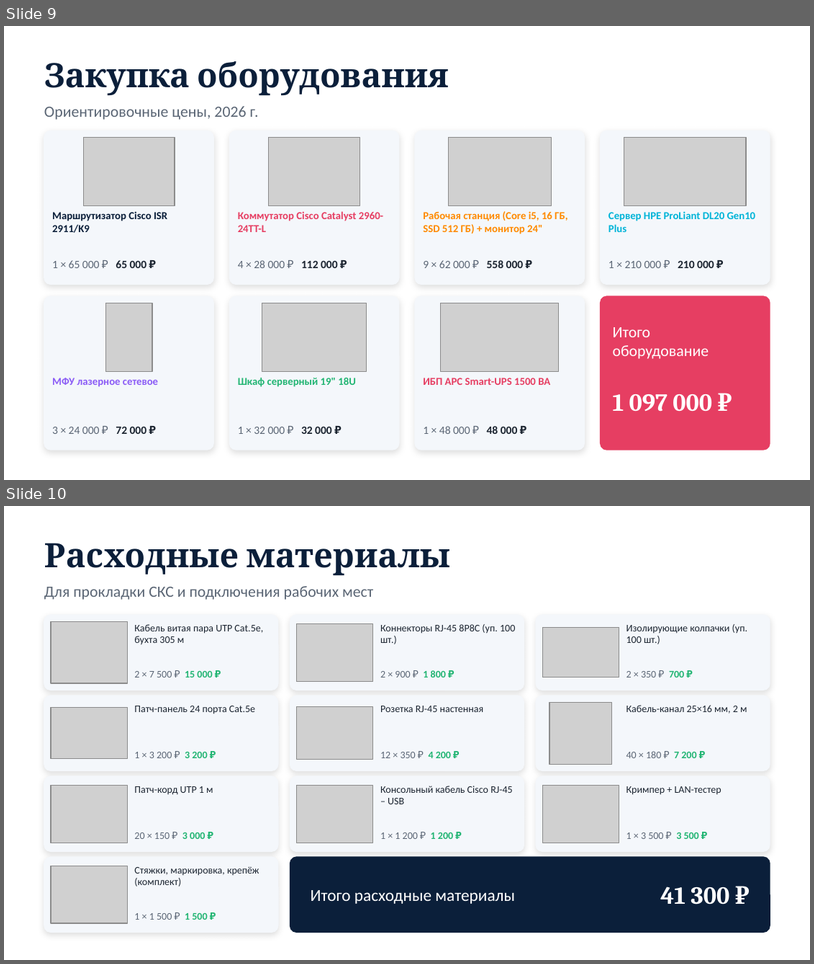
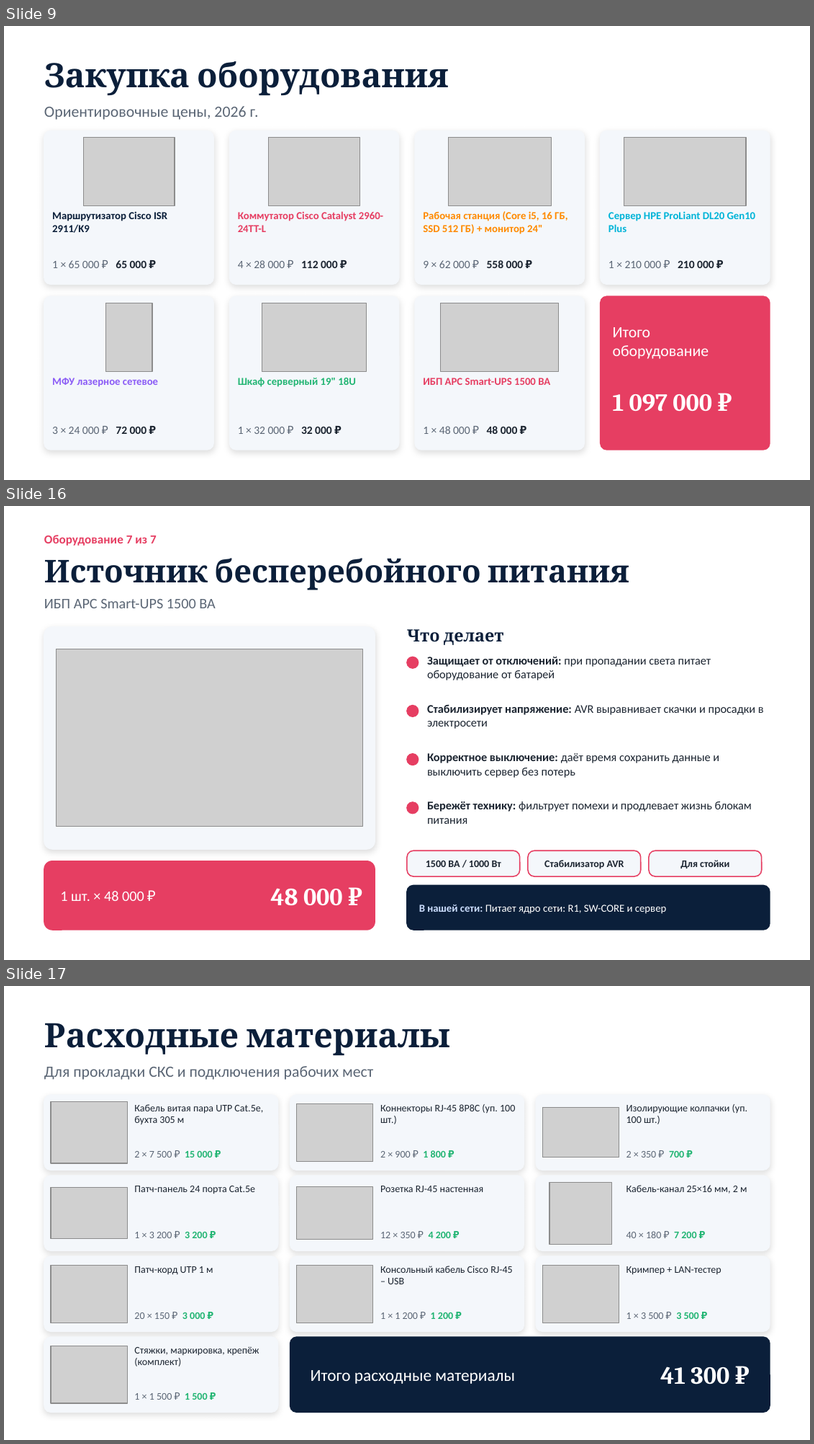
Before and after one commit to zarweq/dz_kozlov2909, a slide deck: Презентация_ЛВС.pptx. Shown one above the other, each under a label of ours: slides 9 and 10 before the commit, slides 9, 16 and 17 after it; the slides between them are not shown. The pictures are 814x964 and 814x1444 pixels, drawn with LibreOffice and Linux fonts; fonts in the diff are those of the drawing; grey boxes stand for pictures. Boxes give left, top, right and bottom in pixels: in the first picture for what was removed or moved away, otherwise in the second. Text is boxed around its words. In the diff, an @@ line names an element or a change of style, - is before the commit and + after.

```diff
--- a/Презентация_ЛВС.pptx
+++ b/Презентация_ЛВС.pptx
@@ slide 16 added at [4,506,810,960], background #FFFFFF @@
@@ text added at [44,535,157,546], 11 pt, text #E63E62, bold @@
+Оборудование 7 из 7
@@ text added at [44,558,630,590], 28 pt, text #0B1F3A, bold @@
+Источник бесперебойного питания
@@ text added at [44,599,215,608], 13 pt, text #5B6675 @@
+ИБП APC Smart-UPS 1500 ВА
@@ rounded rectangle added at [44,627,375,849], fill #F4F7FB, outline #F4F7FB 1 pt @@
@@ text added at [407,629,504,645], 15 pt, text #0B1F3A, bold @@
+Что делает
@@ picture added at [57,649,363,826] @@
@@ ellipse added at [407,656,419,668], fill #E63E62, outline #E63E62 1 pt @@
@@ text added at [427,656,712,680], 10.5 pt, text #1B2430 @@
+Защищает от отключений: при пропадании света питает оборудование от батарей
@@ ellipse added at [407,705,419,716], fill #E63E62, outline #E63E62 1 pt @@
@@ text added at [427,704,764,728], 10.5 pt, text #1B2430 @@
+Стабилизирует напряжение: AVR выравнивает скачки и просадки в электросети
@@ ellipse added at [407,754,419,765], fill #E63E62, outline #E63E62 1 pt @@
@@ text added at [427,753,720,777], 10.5 pt, text #1B2430 @@
+Корректное выключение: даёт время сохранить данные и выключить сервер без потерь
@@ ellipse added at [407,802,419,813], fill #E63E62, outline #E63E62 1 pt @@
@@ text added at [427,801,752,824], 10.5 pt, text #1B2430 @@
+Бережёт технику: фильтрует помехи и продлевает жизнь блокам питания
@@ rounded rectangle added at [407,850,520,876], fill #F4F7FB, outline #E63E62 1 pt @@
@@ rounded rectangle added at [528,850,641,876], fill #F4F7FB, outline #E63E62 1 pt @@
@@ rounded rectangle added at [649,850,762,876], fill #F4F7FB, outline #E63E62 1 pt @@
@@ rounded rectangle added at [44,861,375,929], fill #E63E62, outline #E63E62 1 pt @@
@@ text added at [426,860,502,867], 9 pt, text #1B2430, bold @@
+1500 ВА / 1000 Вт
@@ text added at [545,860,625,869], 9 pt, text #1B2430, bold @@
+Стабилизатор AVR
@@ text added at [681,860,730,868], 9 pt, text #1B2430, bold @@
+Для стойки
@@ text added at [60,890,144,901], 13 pt, text #FFFFFF @@
+1 шт. × 48 000 ₽
@@ text added at [271,888,343,906], 22 pt, text #FFFFFF, bold @@
+48 000 ₽
@@ rounded rectangle added at [407,885,770,929], fill #0B1F3A, outline #0B1F3A 1 pt @@
@@ text added at [419,904,666,914], 9.5 pt, text #FFFFFF @@
+В нашей сети: Питает ядро сети: R1, SW-CORE и сервер
@@ what was slide 10 is now slide 17 @@
```
Also in this commit, not shown: 6 other slides added, 2 other files.
